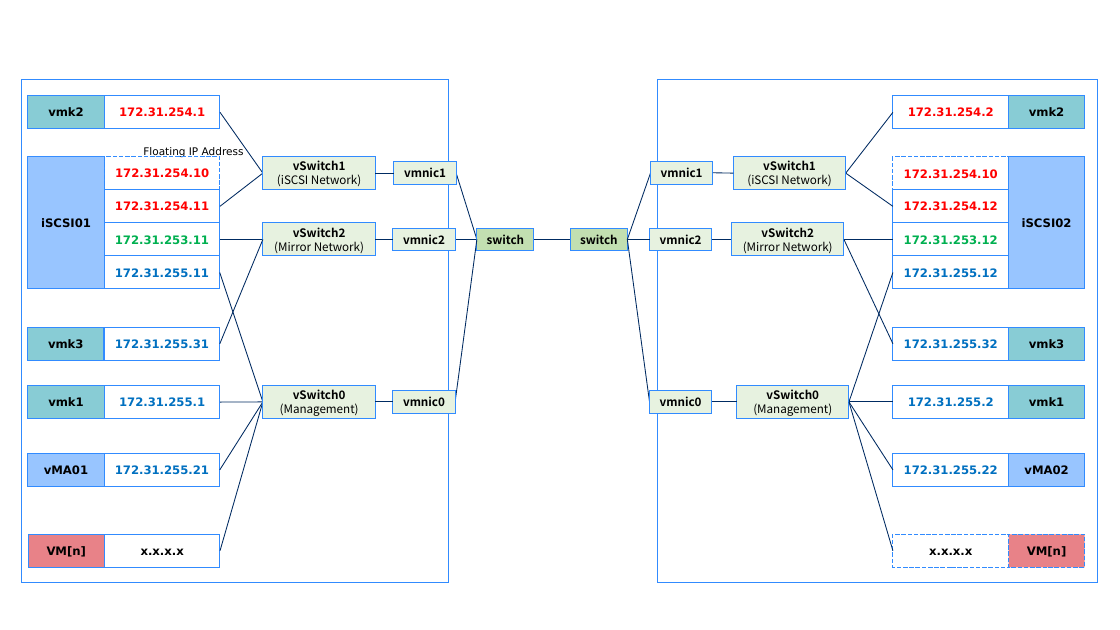
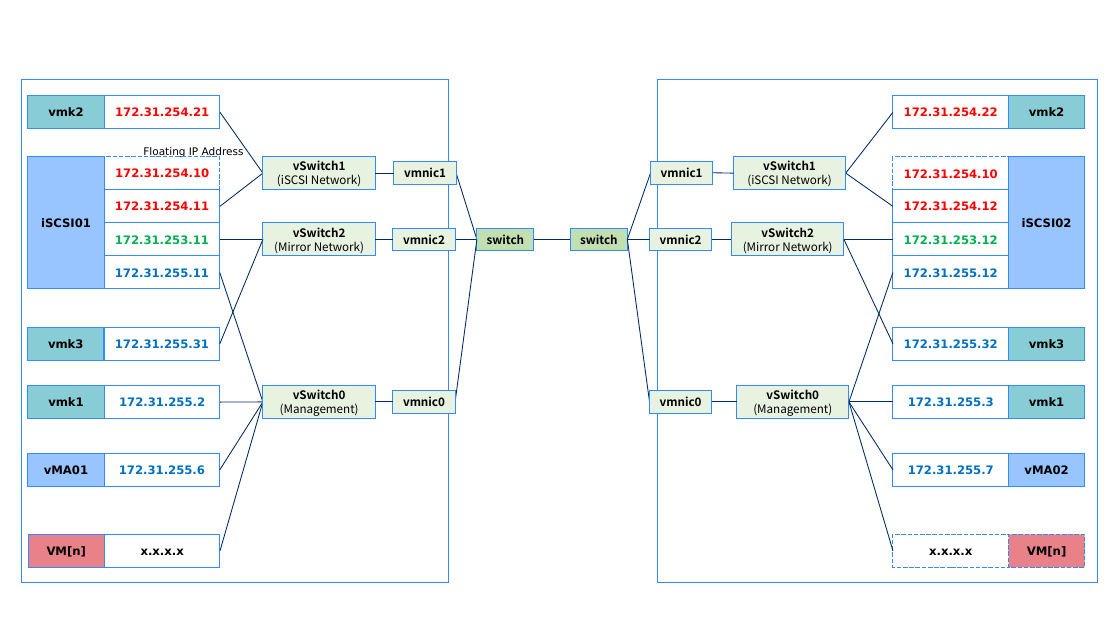
Before and after one commit to mkazuyuki/docs, a slide deck: slide 3 of HAUC-NW.pptx. Drawn at 1120x630 pixels with LibreOffice and Linux fonts; fonts in the diff are those of the drawing; background and template pictures are left out. Boxes give left, top, right and bottom in pixels: in the first picture for what was removed or moved away, otherwise in the second. Text is boxed around its words. In the diff, an @@ line names an element or a change of style, - is before the commit and + after.

Commit message:
modified:   ../HAUC-NW.pptx

```diff
--- a/HAUC-NW.pptx
+++ b/HAUC-NW.pptx
@@ text in rectangle at box(115, 107, 209, 116): text changed @@
-172.31.254.1
+172.31.254.21
@@ text in rectangle at box(904, 107, 998, 116): text changed @@
-172.31.254.2
+172.31.254.22
@@ text in rectangle at box(119, 397, 205, 406): text changed @@
-172.31.255.1
+172.31.255.2
@@ text in rectangle at box(908, 397, 994, 406): text changed @@
-172.31.255.2
+172.31.255.3
@@ text in rectangle at box(119, 465, 205, 474): text changed @@
-172.31.255.21
+172.31.255.6
@@ text in rectangle at box(908, 465, 994, 474): text changed @@
-172.31.255.22
+172.31.255.7
```
Also in this commit, not shown: 2 other slides changed, 1 slide added.
